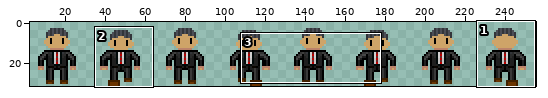
File history of a sprite sheet, Shapeshift/Assets/Sprites/spyspritesheet.png. The picture above shows the old version from afar; the outline marks the close-up.
Close-up. Old version:
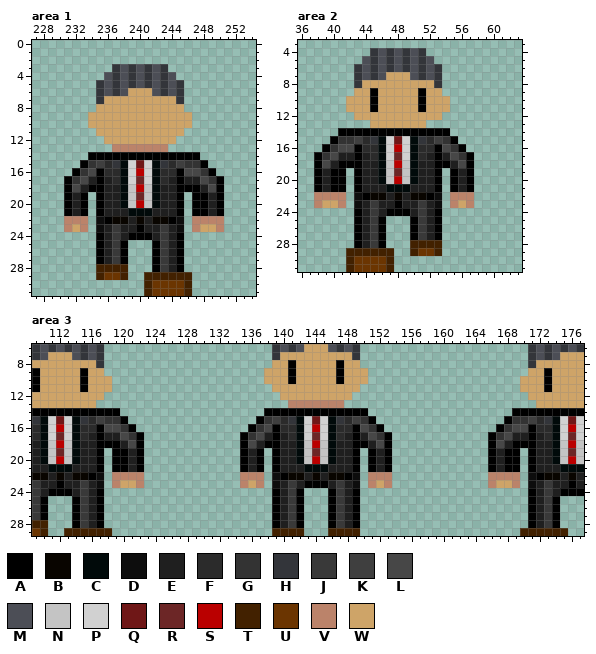
The file is 256x32 pixels. Colours within 5 levels of each other are drawn and written as one. Shown: area 1: x 227..254, y 0..31; area 2: x 36..63, y 3..31; area 3: x 109..177, y 6..29. The wide view leaves out empty margins.
Palette (. is transparent): A #000000  B #090500  C #010a0a  D #0d0d0d  E #1f1f1f  F #2b2b2b  G #333333  H #33353a  J #393939  K #3f3f3f  L #474747  M #4c4e56  N #c4c4c4  P #d1d1d1  Q #6f1717  R #6c2626  S #ba0000  T #422100  U #6b3501  V #bb836a  W #cea468
Pixels before, area 1, first column x 231:
 3 ......HMHMHMH.......
 4 .....MHMHMHMHM......
 5 ....HMHMHMHMHMH.....
 6 ....HMHMWWWMHMH.....
 7 ....HWWWWWWWWWH.....
 8 ....WWWWWWWWWWW.....
 9 ...WWWWWWWWWWWWW....
10 ...WWWWWWWWWWWWW....
11 ....WWWWWWWWWWW.....
12 .....WWWWWWWWW......
13 ......VVVVVVV.......
14 ...AAAAAAAAAAAAAA...
15 ..AGKFHCPQPCHFKGGA..
16 .AGLAFFCPSPCFFALLGA.
17 AGLEAEFCPRPCFEAEELGA
18 ALEAAEECNSNCEEAAAELA
19 AEA.AEECNRNCEEA.AAEA
20 AEA.AEECNSNCEEA.AAEA
21 AEA.AEEECCCEEEA.AAEA
22 VVV.DABBEBEBBAD.VVVV
23 VWV.DEJEEAEEJED.VWWV
24 ....AEJEAAAEJEA.....
25 ....AEJA...AJEA.....
26 ....AEJA...AJEA.....
27 ....AEJA...AJEA.....
28 ....TTTT...AJEA.....
29 ....TUUT..TTTTTT....
30 ..........TUUUUT....
31 ..........TUUUUT....
Pixels before, area 2, first column x 38:
 4 .......HMHMHMH......
 5 ......MHMHMHMHM.....
 6 .....HMHMHMHMHMH....
 7 .....HMHMWWWMHMH....
 8 .....HWWWWWWWWWH....
 9 .....WWAWWWWWAWW....
10 ....WWWAWWWWWAWWW...
11 ....WWWAWWWWWAWWW...
12 .....WWWWWWWWWWW....
13 .......WWWWWWW......
14 ...AAAAAAAAAAAAAA...
15 ..AGGKFHCPQPCHFKGA..
16 .AGLLAFFCPSPCFFALGA.
17 AGLEEAEFCPRPCFEAELGA
18 ALEAAAEECNSNCEEAAELA
19 AEAA.AEECNRNCEEA.AEA
20 AEAA.AEECNSNCEEA.AEA
21 AEAA.AEEECCCEEEA.AEA
22 VVVV.DABBEBEBBAD.VVV
23 VWWV.DEJEEAEEJED.VWV
24 .....AEJEAAAEJEA....
25 .....AEJA...AJEA....
26 .....AEJA...AJEA....
27 .....AEJA...AJEA....
28 .....AEJA...TTTT....
29 ....TTTTTT..TUUT....
30 ....TUUUUT..........
31 ....TUUUUT..........
Pixels before, area 3, first column x 109:
 6 HMHMHMHMH.....................HMHMWWWMHMH.....................HMHMHMH
 7 HMWWWMHMH.....................HWWWWWWWWWH.....................HMHMWWW
 8 WWWWWWWWH.....................WWAWWWWWAWW.....................HWWWWWW
 9 AWWWWWAWW....................WWWAWWWWWAWWW....................WWAWWWW
10 AWWWWWAWWW...................WWWAWWWWWAWWW...................WWWAWWWW
11 AWWWWWAWWW....................WWWWWWWWWWW....................WWWAWWWW
12 WWWWWWWWW......................WWWWWWWWW......................WWWWWWW
13 WWWWWWWW........................VVVVVVV........................WWWWWW
14 AAAAAAAAAAA..................AAAAAAAAAAAAA..................AAAAAAAAA
15 HCPQPCHFKGGA................AGKFHCPQPCHFKGA................AGGKFHCPQP
16 FCPSPCFFALLGA..............AGLAFFCPSPCFFALGA..............AGLLAFFCPSP
17 FCPRPCFEAEELGA............AGLEAEFCPRPCFEAELGA............AGLEEAEFCPRP
18 ECNSNCEEAAAELA............ALEAAEECNSNCEEAAELA............ALEAAAEECNSN
19 ECNRNCEEA.AAEA............AEA.AEECNRNCEEA.AEA............AEAA.AEECNRN
20 ECNSNCEEA.AAEA............AEA.AEECNSNCEEA.AEA............AEAA.AEECNSN
21 EECCCEEEA.AAEA............AEA.AEEECCCEEEA.AEA............AEAA.AEEECCC
22 BBEBEBBAD.VVVV............VVV.DABBEBEBBAD.VVV............VVVV.DABBEBE
23 JEEAEEJED.VWWV............VWV.DEJEAAAEJED.VWV............VWWV.DEJEEAE
24 JEAAAEJEA.....................AEJA...AJEA.....................AEJEAAA
25 JA...AJEA.....................AEJA...AJEA.....................AEJA...
26 JA...AJEA.....................AEJA...AJEA.....................AEJA...
27 JA...AJEA.....................AEJA...AJEA.....................AEJA...
28 TT...AJEA.....................AEJA...AJEA.....................AEJA...
29 UT..TTTTTT....................TTTT...TTTT....................TTTTTT..
And afterwards:
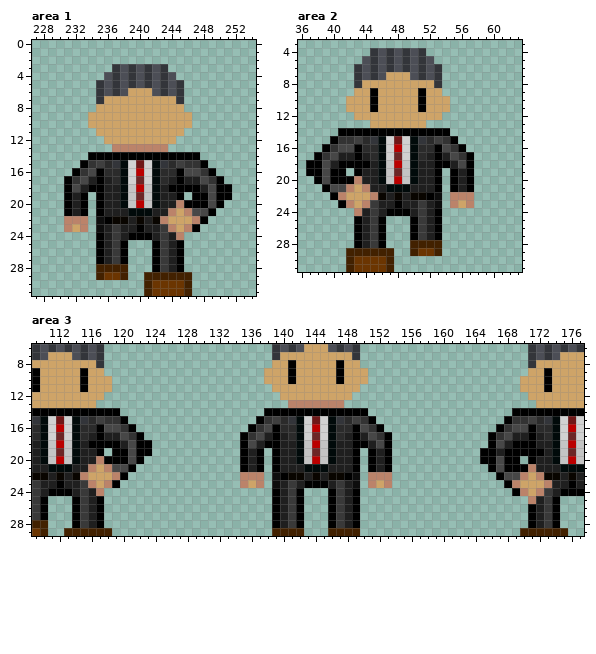
Commit: modifid: guardspritesheet.png new file: spybackspritesheet.png modified: spyspritesheet.png
Diff:
{"where": "area 1"}
{"y":18,"x":244,"old":"E","new":"A"}
{"y":18,"x":251,"old":".","new":"A"}
{"y":19,"x":249,"old":"E","new":"L"}
{"y":19,"x":251,"old":".","new":"A"}
{"y":20,"x":245,"old":"A.","new":"VA"}
{"y":20,"x":249,"old":"E","new":"L"}
{"y":21,"x":244,"old":"EA.AAEA","new":"VWVLLA."}
{"y":22,"x":243,"old":"BAD.","new":"VWWW"}
{"y":22,"x":248,"old":"VVV","new":"A.."}
{"y":23,"x":244,"old":"ED.VWWV","new":"VWVA..."}
{"y":24,"x":245,"old":"A","new":"V"}
{"where": "area 2"}
{"y":18,"x":37,"old":".","new":"A"}
{"y":18,"x":44,"old":"E","new":"A"}
{"y":19,"x":37,"old":".","new":"A"}
{"y":19,"x":39,"old":"E","new":"L"}
{"y":20,"x":39,"old":"E","new":"L"}
{"y":20,"x":42,"old":".A","new":"AV"}
{"y":21,"x":38,"old":"AEAA.AE","new":".ALLVWV"}
{"y":22,"x":38,"old":"VVV","new":"..A"}
{"y":22,"x":42,"old":".DAB","new":"WWWV"}
{"y":23,"x":38,"old":"VWWV.DE","new":"...AVWV"}
{"y":24,"x":43,"old":"A","new":"V"}
{"where": "area 3"}
{"y":18,"x":116,"old":"E","new":"A"}
{"y":18,"x":123,"old":".","new":"A"}
{"y":19,"x":121,"old":"E","new":"L"}
{"y":19,"x":123,"old":".","new":"A"}
{"y":19,"x":165,"old":".","new":"A"}
{"y":19,"x":170,"old":".","new":"A"}
{"y":19,"x":172,"old":"E","new":"A"}
{"y":20,"x":117,"old":"A.","new":"VA"}
{"y":20,"x":121,"old":"E","new":"L"}
{"y":20,"x":165,"old":".","new":"A"}
{"y":20,"x":167,"old":"E","new":"L"}
{"y":21,"x":116,"old":"EA.AAEA","new":"VWVLLA."}
{"y":21,"x":167,"old":"E","new":"L"}
{"y":21,"x":170,"old":".A","new":"AV"}
{"y":22,"x":115,"old":"BAD.","new":"VWWW"}
{"y":22,"x":120,"old":"VVV","new":"A.."}
{"y":22,"x":166,"old":"VVVV.DA","new":".ALLVWV"}
{"y":23,"x":116,"old":"ED.VWWV","new":"VWVA..."}
{"y":23,"x":166,"old":"VWW","new":"..A"}
{"y":23,"x":170,"old":".DEJ","new":"WWWV"}
{"y":24,"x":117,"old":"A","new":"V"}
{"y":24,"x":169,"old":"..AE","new":"AVWV"}
{"y":25,"x":171,"old":"A","new":"V"}
{"label":"changed","picture_box":[160,184,232,240]}
{"label":"changed","picture_box":[306,160,378,216]}
{"label":"changed","picture_box":[80,440,152,496]}
{"label":"changed","picture_box":[480,448,552,504]}
